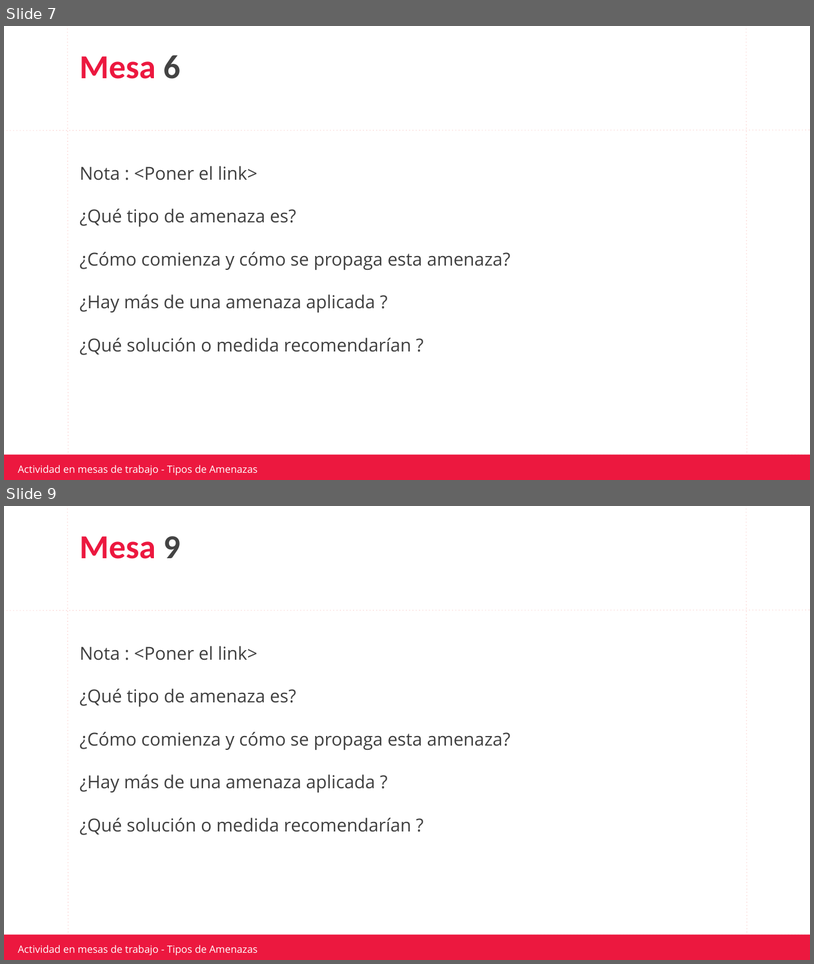
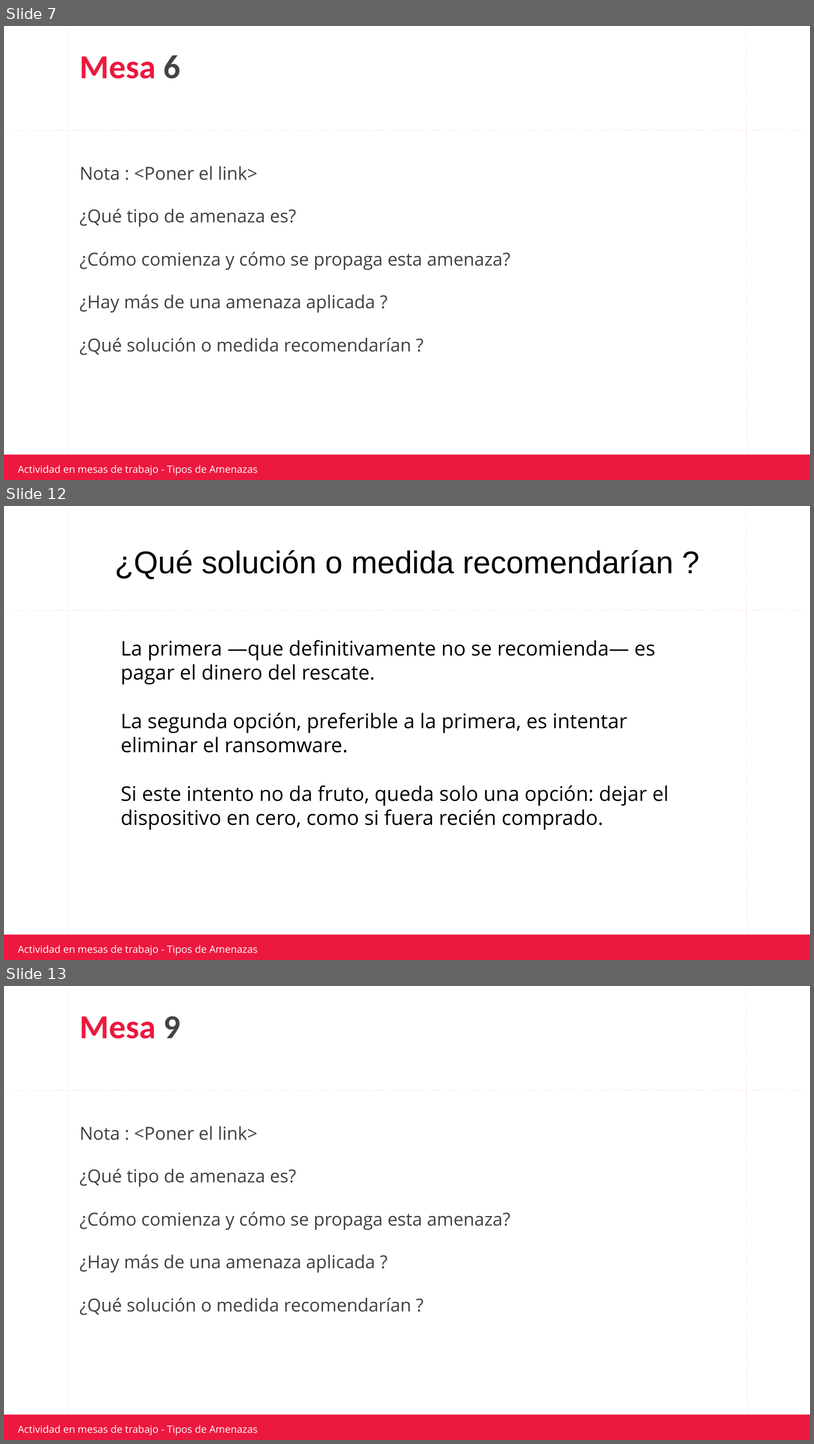
Before and after one commit to jpereyradh/Mochila_0921TDIIFN1C5LAED0921PT, a slide deck: Clase 24- Amenazas/Material/Actividad Tipos de amenazas.pptx. Shown one above the other, each under a label of ours: slides 7 and 9 before the commit, slides 7, 12 and 13 after it; the slides between them are not shown. The pictures are 814x964 and 814x1444 pixels, drawn with LibreOffice and Linux fonts; fonts in the diff are those of the drawing; background and template pictures are left out. Boxes give left, top, right and bottom in pixels: in the first picture for what was removed or moved away, otherwise in the second. Text is boxed around its words. In the diff, an @@ line names an element or a change of style, - is before the commit and + after.

```diff
--- a/Clase 24- Amenazas/Material/Actividad Tipos de amenazas.pptx
+++ b/Clase 24- Amenazas/Material/Actividad Tipos de amenazas.pptx
@@ slide 12 added at bbox=[4, 506, 810, 960], background #FFFFFF; not listed: 6 template elements that a slide beside it also shows @@
@@ title added at bbox=[115, 550, 674, 579], 28 pt, text #000000 @@
+¿Qué solución o medida recomendarían ?
@@ text added at bbox=[121, 640, 669, 829], 18 pt, text #000000 @@
+La primera —que definitivamente no se recomienda— es pagar el dinero del rescate.
+La segunda opción, preferible a la primera, es intentar eliminar el ransomware.
+Si este intento no da fruto, queda solo una opción: dejar el dispositivo en cero, como si fuera recién comprado.
@@ what was slide 9 is now slide 13 @@
```
Also in this commit, not shown: 2 slides changed, 3 other slides added, 3 other files.
